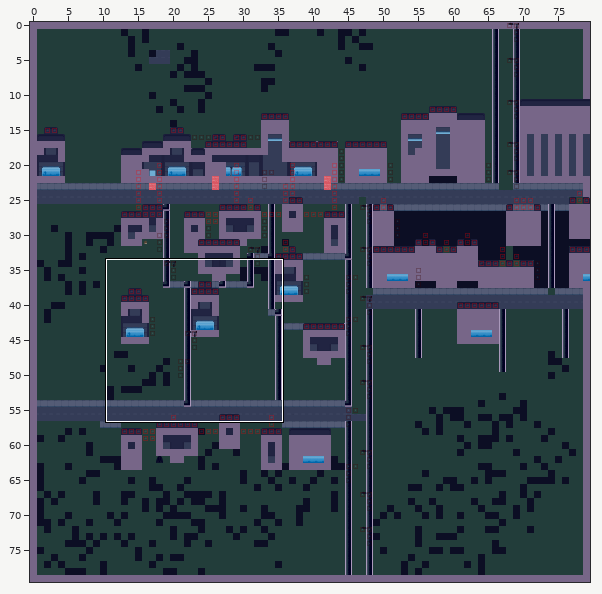
Tiled map, stored at tiledMaps/City.tmx. The picture above shows the old version from afar; the outline marks the close-up.
Close-up. Old version:
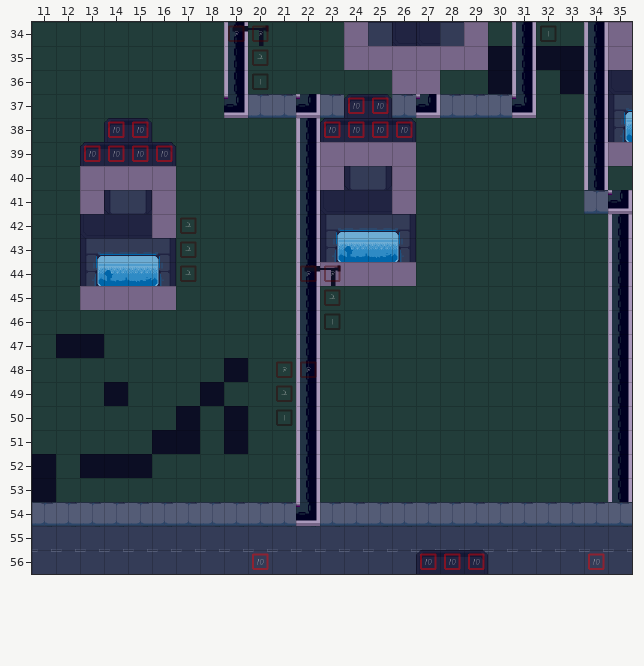
Cells are 40x40 px. Shown: x 11..35, y 34..56. The commit also changed other parts of the map, which this record leaves out.
The result:
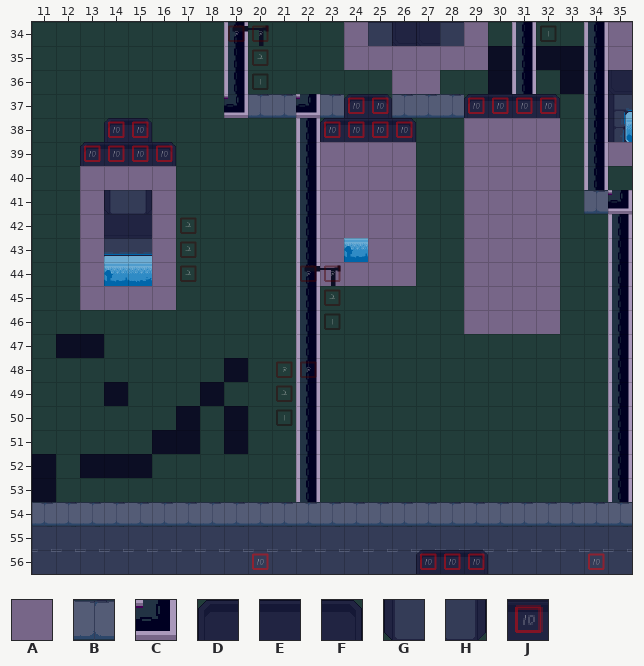
Key: from "AllTiles": A 1, B 3, C 4, D 25, E 26, F 27, G 62, H 64; from "height": J 9.
_ is an empty cell, # one hidden under a higher layer, . an unchanged one.
See-through tiles are keyed as they look on the map.
Edits made:
--- layer "Ground"
@@ x 27..32 @@
-37 C.BBC_
+37 B.D##F
@@ x 22..22 @@
-54 C
+54 B
--- layer "Interactable"
@@ x 13..32 @@
-38 ................____
-39 ................____
-40 ...........GH...____
-41 ..........___...____
-42 _.........____..____
-43 _.._......_.__..____
-44 _.._............____
-45 ................____
-46 ................____
+38 ................AAAA
+39 ................AAAA
+40 ...........AA...AAAA
+41 ..........AAA...AAAA
+42 A.........AAAA..AAAA
+43 A..A......A.AA..AAAA
+44 A..A............AAAA
+45 ................AAAA
+46 ................AAAA
--- layer "Depth-Sorted"
@@ x 29..32 @@
-37 ____
+37 DEEF
--- layer "Heightmap"
@@ x 29..32 @@
-37 ____
+37 JJJJ
